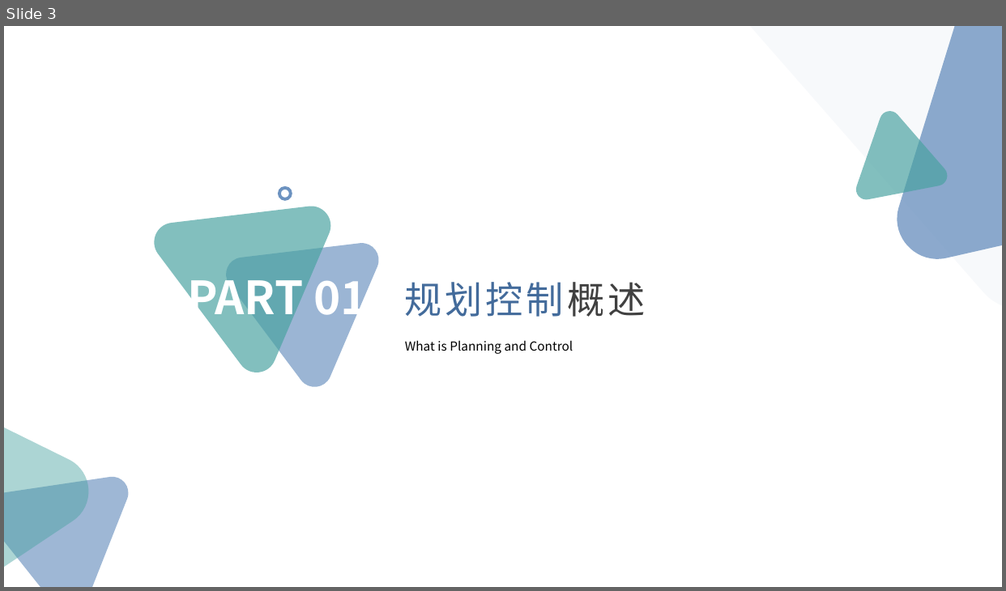
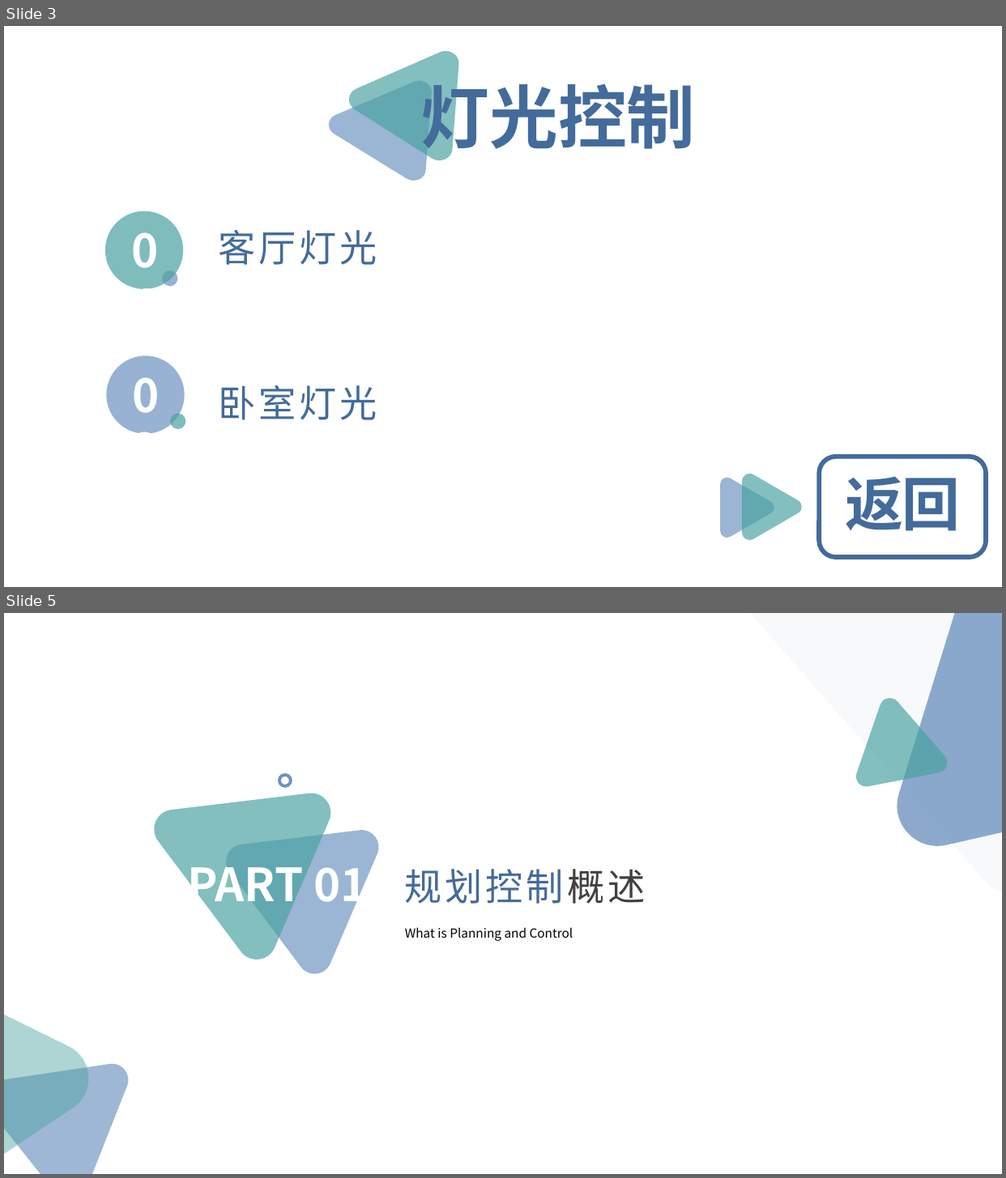
Before and after one commit to Taolinyinjiu/Note, a slide deck: RMUA-从0开始的规划之路/PPT/Section 1 规划控制与RMUA.pptx. Shown one above the other, each under a label of ours: slide 3 before the commit, slides 3 and 5 after it; the slides between them are not shown. The pictures are 1006x591 and 1006x1178 pixels, drawn with LibreOffice and Linux fonts; fonts in the diff are those of the drawing; background and template pictures are left out. Boxes give left, top, right and bottom in pixels: in the first picture for what was removed or moved away, otherwise in the second. Text is boxed around its words. In the diff, an @@ line names an element or a change of style, - is before the commit and + after.

```diff
--- a/RMUA-从0开始的规划之路/PPT/Section 1 规划控制与RMUA.pptx
+++ b/RMUA-从0开始的规划之路/PPT/Section 1 规划控制与RMUA.pptx
@@ slide 3 added at [4, 26, 1002, 587], background picture (left out) @@
@@ freeform shape added at [343, 41, 460, 165], fill #48A2A0 at 68% opacity @@
@@ freeform shape added at [323, 71, 433, 185], fill #6C92C0 at 68% opacity @@
@@ text added at [421, 74, 696, 160], 66 pt, text #436B9B, bold @@
+灯光控制
@@ ellipse added at [105, 211, 183, 289], fill #48A2A0 at 70% opacity @@
@@ text added at [117, 219, 173, 282], 44 pt, text #FFFFFF, bold @@
+01
@@ text added at [219, 230, 377, 265], 36 pt, text #436B9B @@
+客厅灯光
@@ ellipse added at [162, 271, 177, 287], fill #6C92C0 at 70% opacity @@
@@ ellipse added at [107, 356, 185, 434], fill #6C92C0 at 70% opacity @@
@@ text added at [114, 363, 178, 426], 44 pt, text #FFFFFF, bold @@
+02
@@ text added at [219, 386, 377, 420], 36 pt, text #436B9B @@
+卧室灯光
@@ ellipse added at [170, 414, 186, 429], fill #48A2A0 at 70% opacity @@
@@ rounded rectangle added at [819, 457, 987, 558], outline #436B9B 4.5 pt @@
@@ freeform shape added at [720, 476, 775, 540], fill #6C92C0 at 68% opacity @@
@@ freeform shape added at [743, 472, 803, 542], fill #48A2A0 at 68% opacity @@
@@ text added at [846, 476, 961, 531], 56 pt, text #436B9B, bold @@
+返回
@@ what was slide 3 is now slide 5 @@
```
Also in this commit, not shown: 2 other slides added, 1 slide removed, 4 other files.
